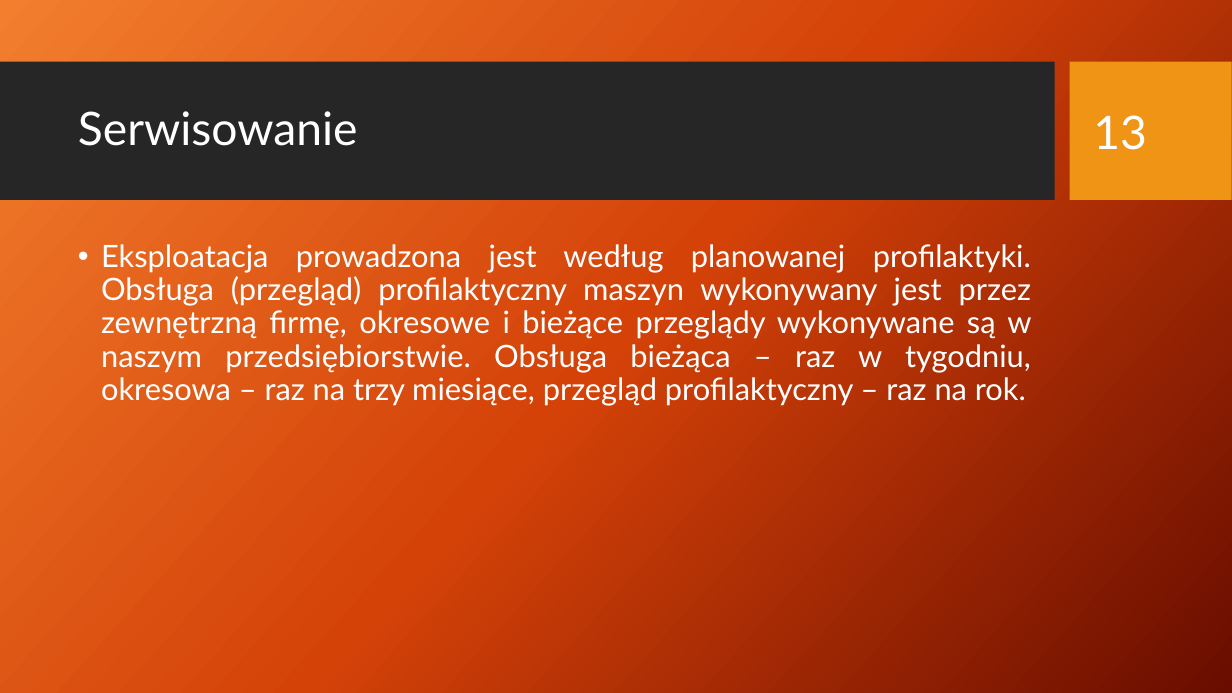
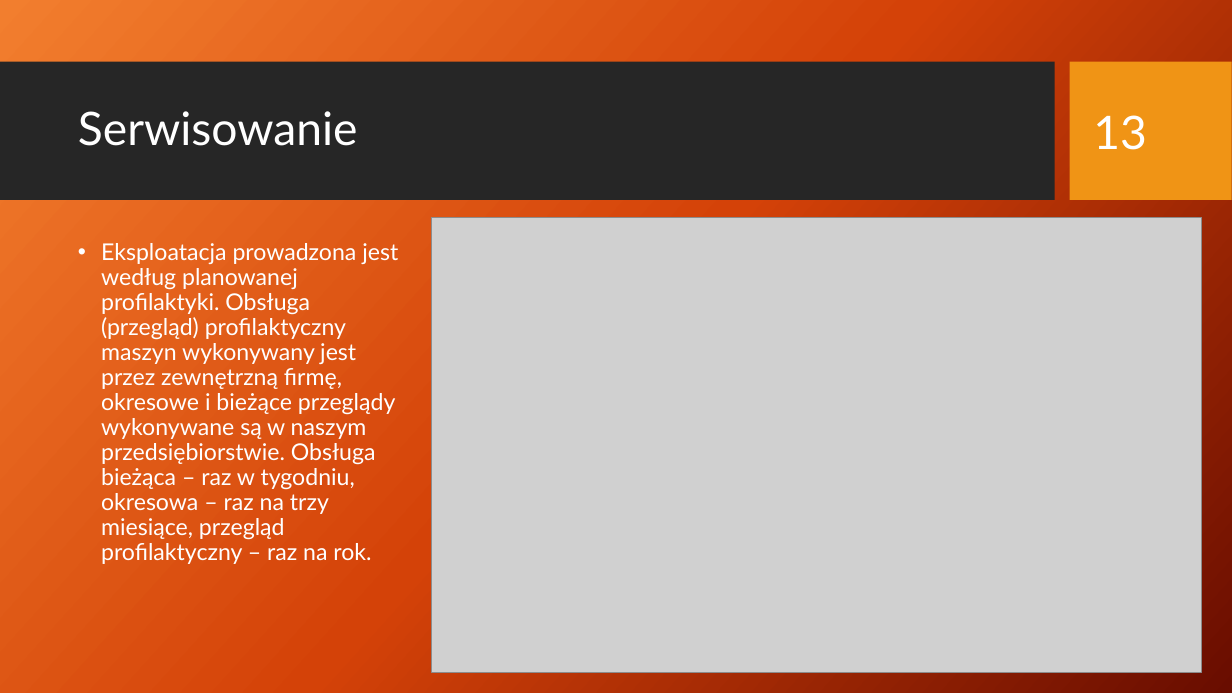
Before and after one commit to rudnickirobert/KWZP2021, a slide deck: slide 13 of Prezentacja_29.04.pptx. Drawn at 1232x693 pixels with LibreOffice and Linux fonts; fonts in the diff are those of the drawing; grey boxes stand for pictures; background and template pictures are left out. Boxes give left, top, right and bottom in pixels: in the first picture for what was removed or moved away, otherwise in the second. Text is boxed around its words. In the diff, an @@ line names an element or a change of style, - is before the commit and + after.

Commit message:
dodanie zdj do serwisu

```diff
--- a/Prezentacja_29.04.pptx
+++ b/Prezentacja_29.04.pptx
@@ text "Eksploatacja prowadzona jest według planowanej ..." at (101, 243, 398, 564): size 24 to 18 pt; alignment justified to left @@
@@ picture added at (432, 217, 1202, 672) @@
```
